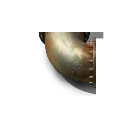
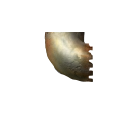
Layer changes from the first 128x128 image to the second:
hid "Layer 1" over [38, 32, 104, 96]
